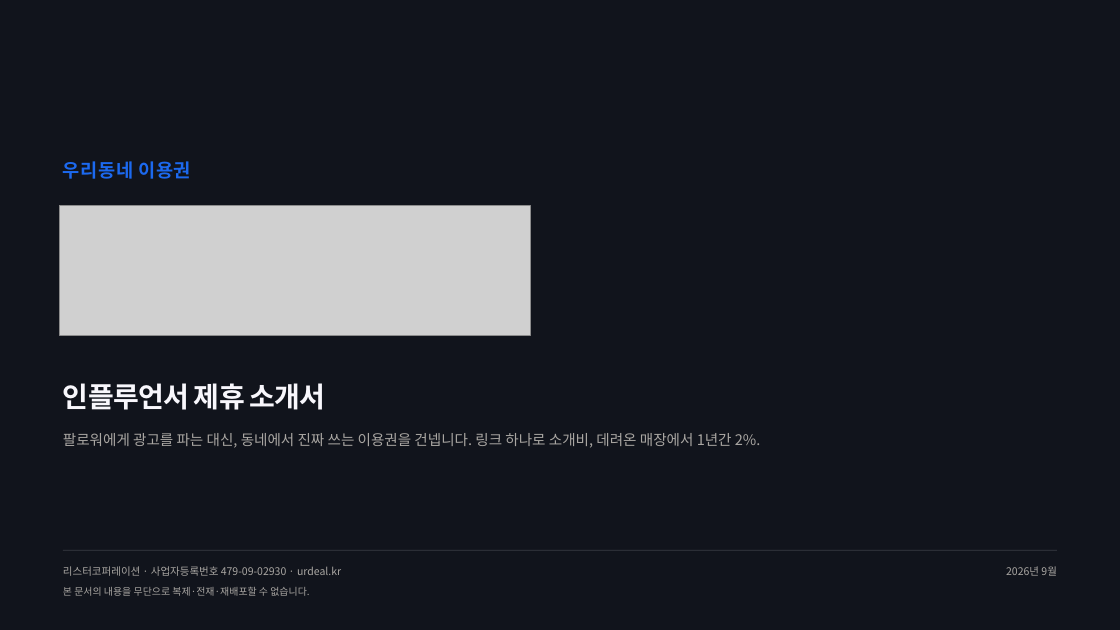
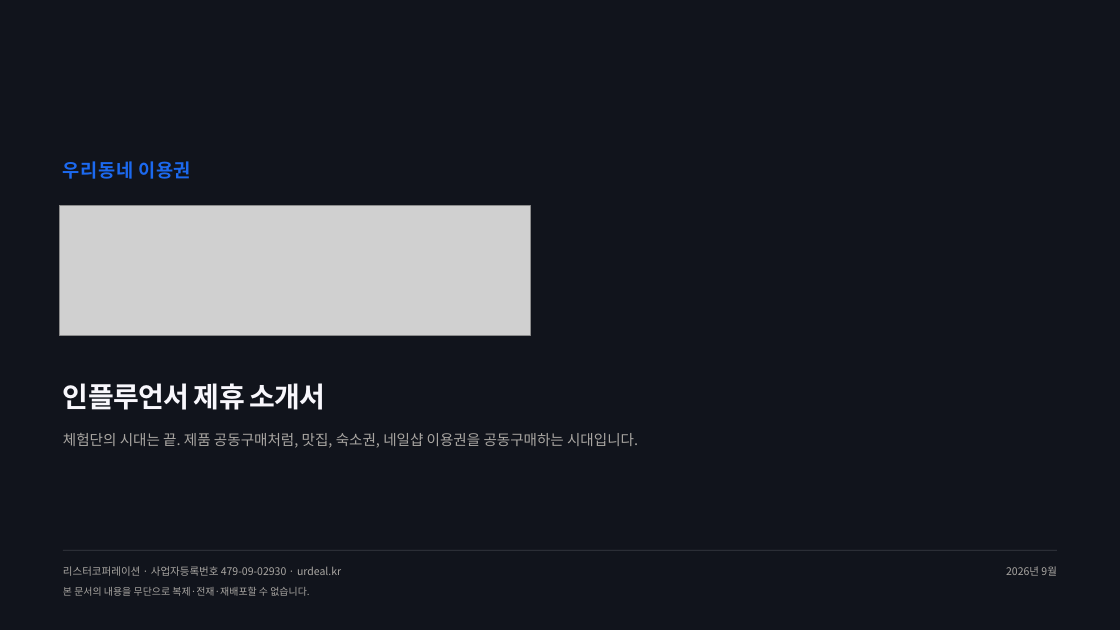
Before and after one commit to tobe2111/ur-live, a slide deck: slide 1 of docs/business/proposals/urdeal-influencer-deck.pptx. Drawn at 1120x630 pixels with LibreOffice and Linux fonts; fonts in the diff are those of the drawing; grey boxes stand for pictures. Boxes give left, top, right and bottom in pixels: in the first picture for what was removed or moved away, otherwise in the second. Text is boxed around its words. In the diff, an @@ line names an element or a change of style, - is before the commit and + after.

```diff
--- a/docs/business/proposals/urdeal-influencer-deck.pptx
+++ b/docs/business/proposals/urdeal-influencer-deck.pptx
@@ text at [63,433,638,448]: text changed @@
-팔로워에게 광고를 파는 대신, 동네에서 진짜 쓰는 이용권을 건넵니다. 링크 하나로 소개비, 데려온 매장에서 1년간 2%.
+체험단의 시대는 끝. 제품 공동구매처럼, 맛집, 숙소권, 네일샵 이용권을 공동구매하는 시대입니다.
```
Also in this commit, not shown: 19 other slides changed, 9 other files.
